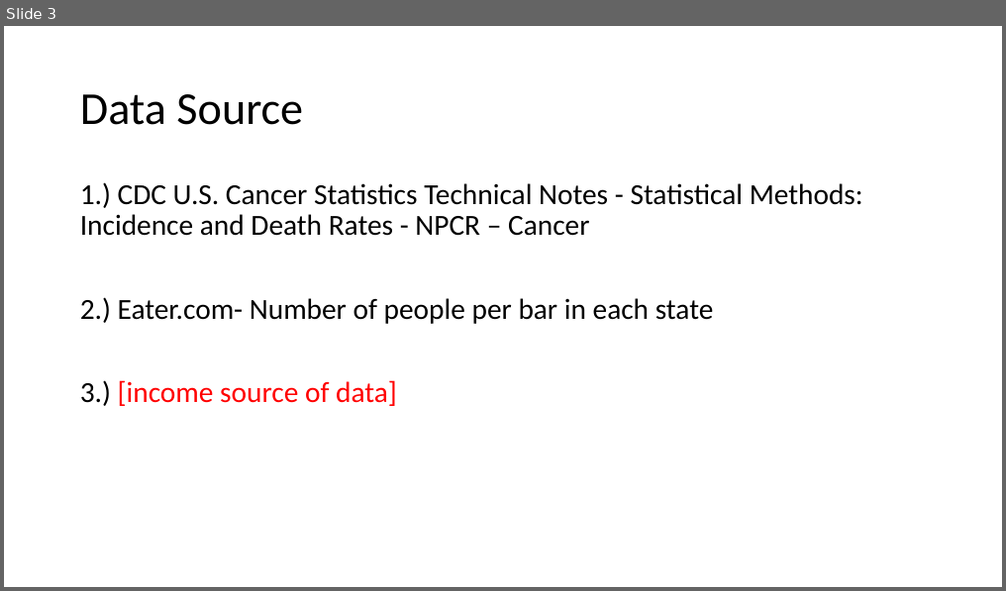
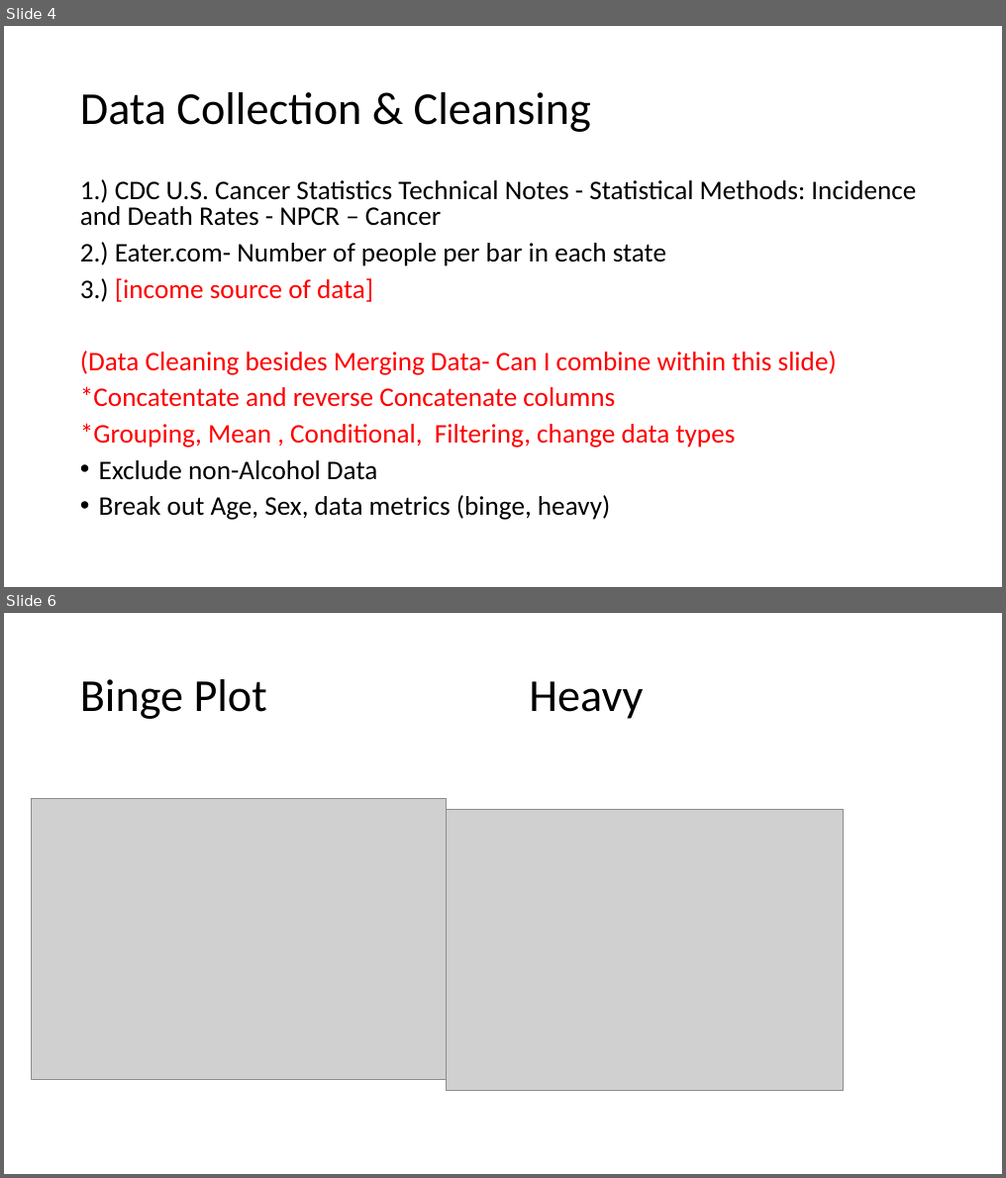
Before and after one commit to cmtaflin/Groupb2, a slide deck: Caused of Alcoholism.pptx. Shown one above the other, each under a label of ours: slide 3 before the commit, slides 4 and 6 after it; the slides between them are not shown. The pictures are 1006x591 and 1006x1178 pixels, drawn with LibreOffice and Linux fonts; fonts in the diff are those of the drawing; grey boxes stand for pictures. Boxes give left, top, right and bottom in pixels: in the first picture for what was removed or moved away, otherwise in the second. Text is boxed around its words. In the diff, an @@ line names an element or a change of style, - is before the commit and + after.

```diff
--- a/Caused of Alcoholism.pptx
+++ b/Caused of Alcoholism.pptx
@@ slide 6 added at box(4, 613, 1002, 1174), background #FFFFFF @@
@@ title added at box(80, 679, 643, 719), 44 pt, text #000000 @@
+Binge Plot Heavy
@@ picture added at box(31, 799, 446, 1079) @@
@@ picture added at box(447, 809, 844, 1090) @@
@@ what was slide 3 is now slide 4 @@
@@ slide 4 changed as well @@
@@ title at box(80, 92, 591, 132): text changed @@
-Data Source
+Data Collection & Cleansing
@@ text at box(80, 179, 916, 302): size 28 to 25.9 pt in "1.) CDC U.S. Cancer Statistics Technical Notes ...", "2.) Eater.com- Number of people per bar ...", "3.) [income source of data]"; line spacing 0.9 to 0.8 @@
@@ text at box(80, 351, 837, 520): paragraphs added @@
+(Data Cleaning besides Merging Data- Can I combine within this slide)
+*Concatentate and reverse Concatenate columns
+*Grouping, Mean , Conditional, Filtering, change data types
+• Exclude non-Alcohol Data
+• Break out Age, Sex, data metrics (binge, heavy)
```
Also in this commit, not shown: 2 other slides changed, 6 other slides added, 1 slide removed, 4 other files.
